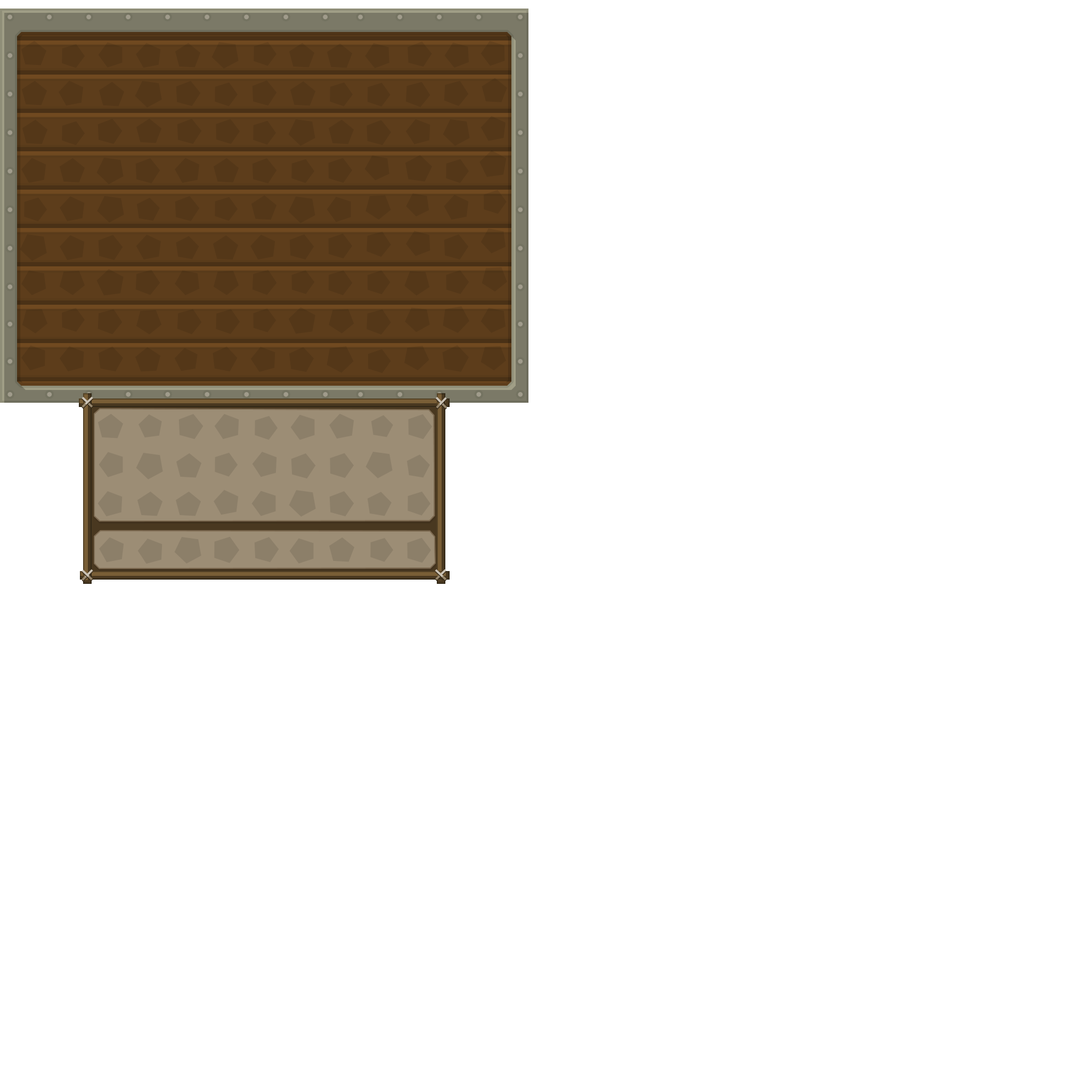
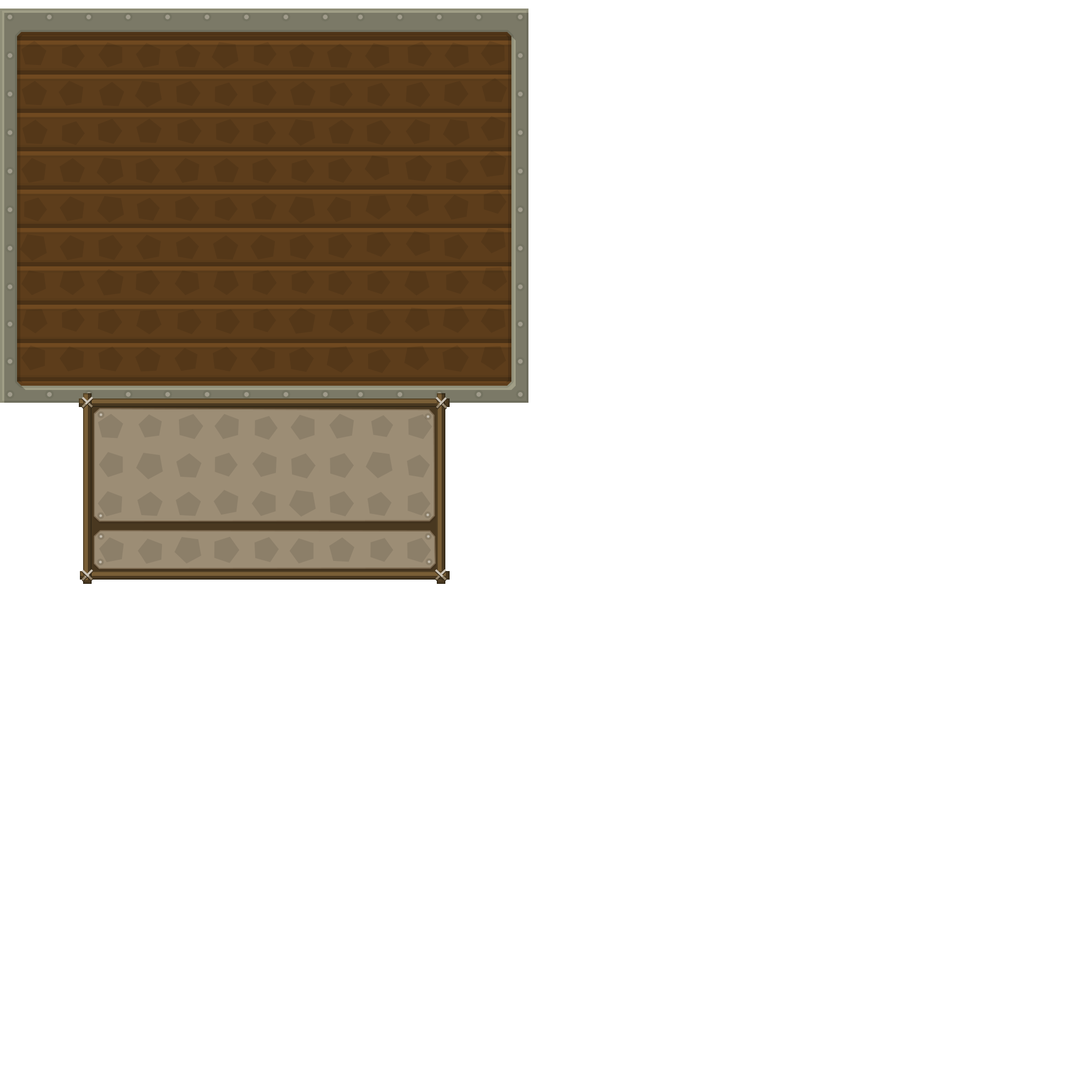
Before/after of a (1091, 1091) layered artwork. What changed in the layer stack:
added layer "Forme 21" in group "inventaire" over [99, 413, 431, 564]
painted on "Forme 20", unmasked it over [96, 411, 433, 565]
painted on "Forme 19", unmasked it over [96, 411, 433, 567]
painted on "Forme 14", unmasked it over [96, 411, 433, 567]
